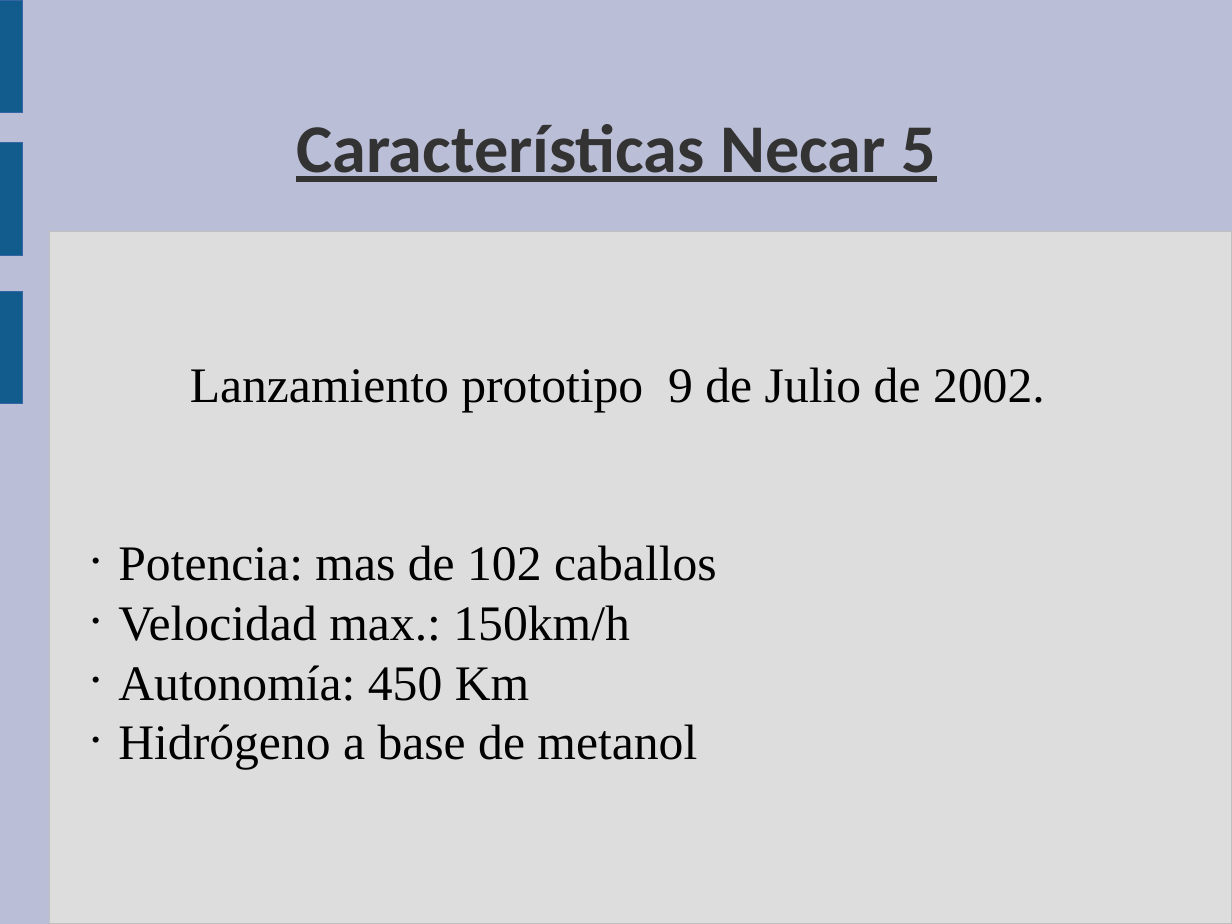
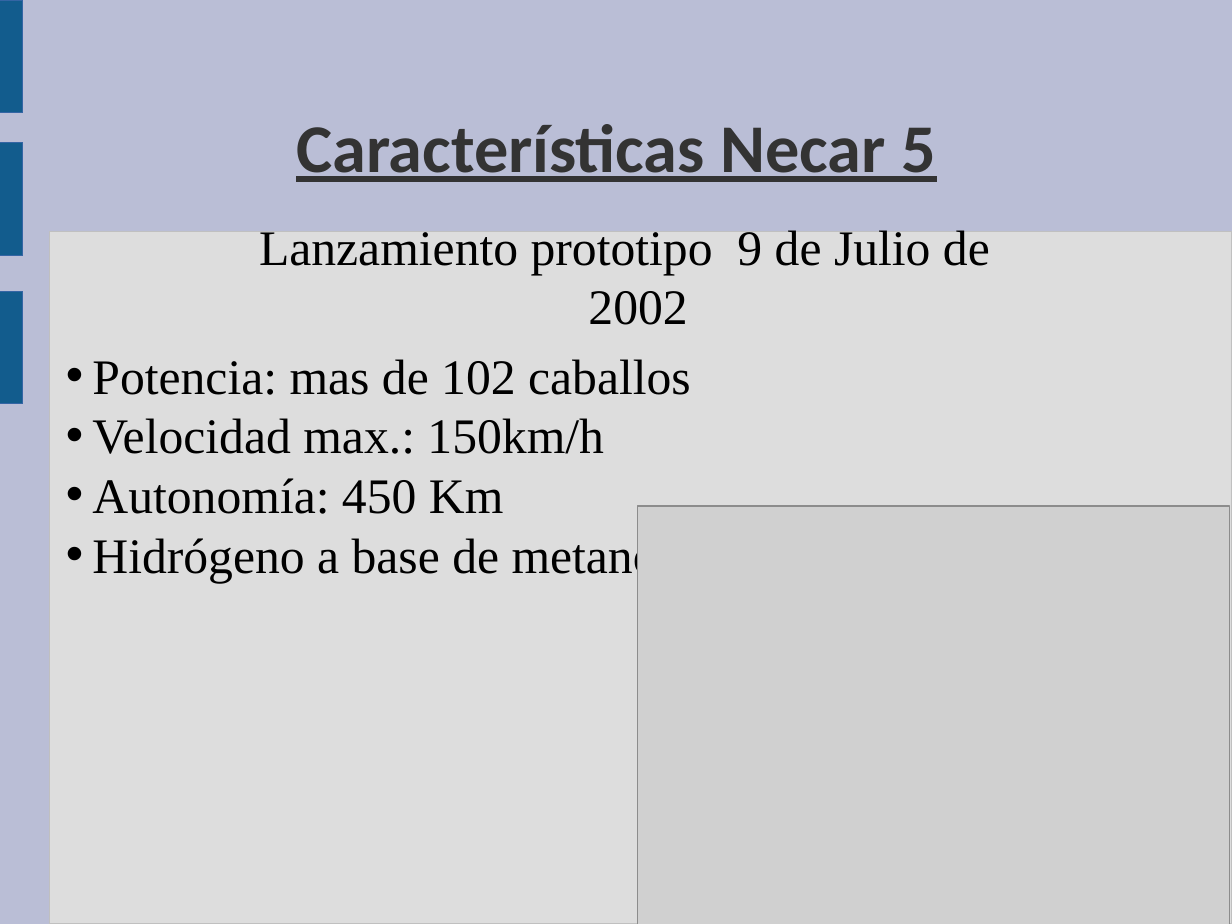
Before and after one commit to guanucoluis/proyecto5r1, a slide deck: slide 11 of Catedras/Tecnologia/MARCO.odp (slide 13 before the commit). Drawn at 1232x924 pixels with LibreOffice and Linux fonts; fonts in the diff are those of the drawing; grey boxes stand for pictures. Boxes give left, top, right and bottom in pixels: in the first picture for what was removed or moved away, otherwise in the second. Text is boxed around its words. In the diff, an @@ line names an element or a change of style, - is before the commit and + after.

```diff
--- a/Catedras/Tecnologia/MARCO.odp
+++ b/Catedras/Tecnologia/MARCO.odp
@@ text added at bbox=[259, 230, 990, 325], 32 pt, text #000000 @@
+Lanzamiento prototipo 9 de Julio de 2002
@@ subtitle "Potencia: mas de 102 caballos": place and size @@
-subtitle "Potencia: mas de 102 caballos" at bbox=[118, 367, 1045, 769]
+subtitle "Potencia: mas de 102 caballos" at bbox=[92, 359, 691, 583]
@@ subtitle at bbox=[190, 367, 1045, 412]: paragraph removed @@
-Lanzamiento prototipo 9 de Julio de 2002.
@@ picture added at bbox=[638, 506, 1231, 924] @@
```
Also in this commit, not shown: 11 other slides changed, 5 slides added, 4 slides removed, 4 other files.
